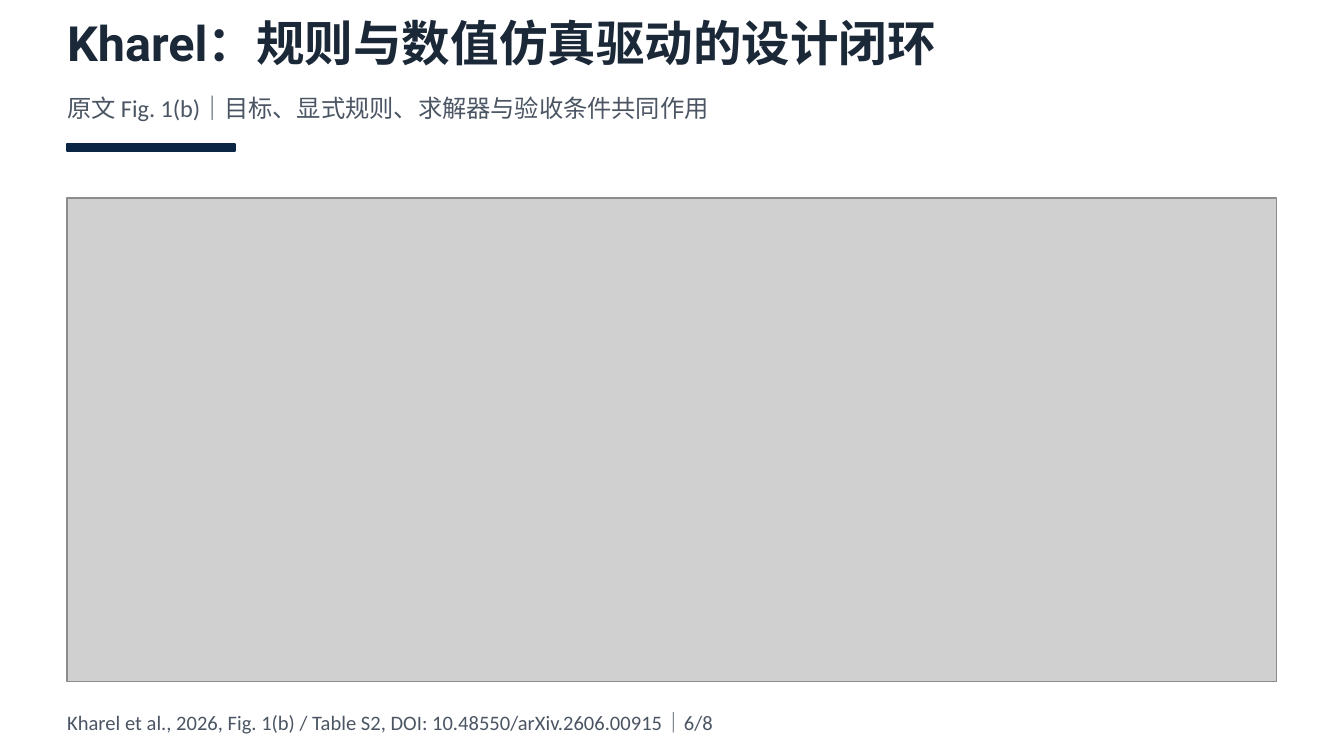
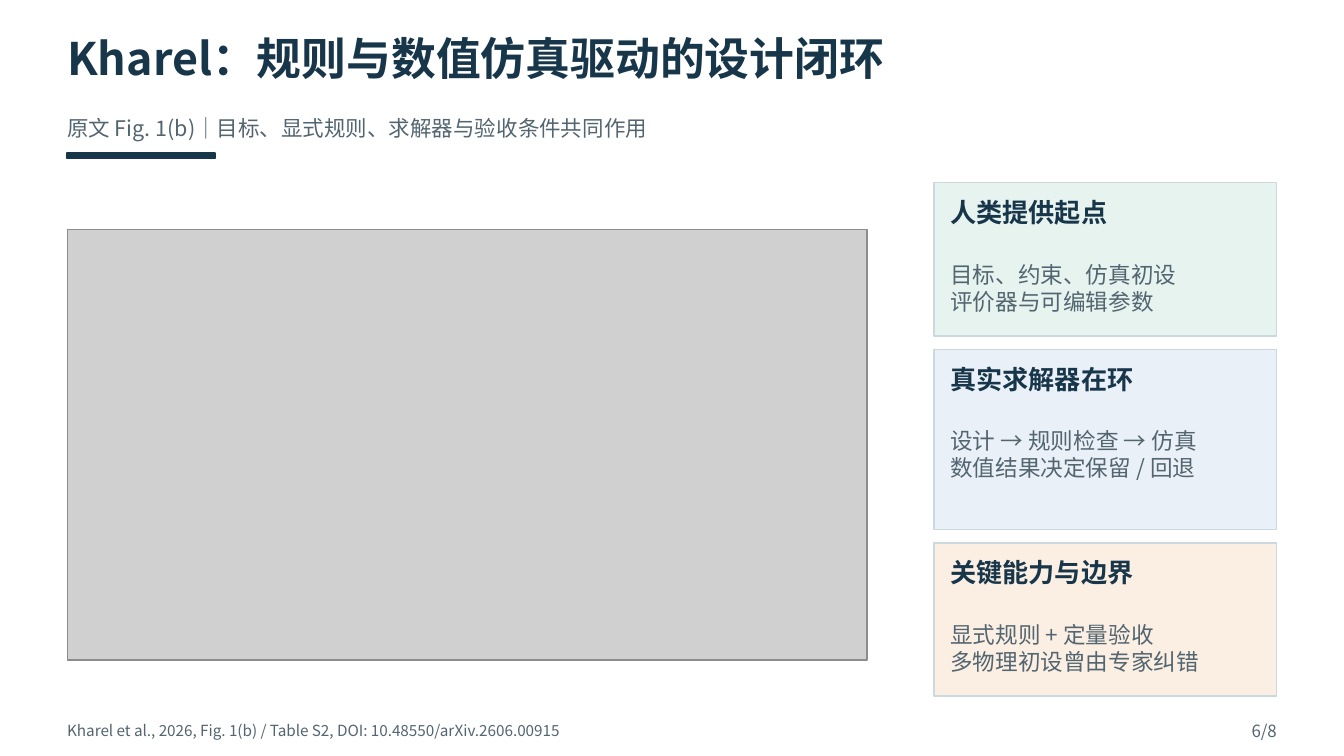
Before and after one commit to LlewynDavis/PIC_Harness_Research, a slide deck: slide 6 of presentations/task-018-class-harness/Harness_课堂汇报_项目重点版.pptx. Drawn at 1344x756 pixels with LibreOffice and Linux fonts; fonts in the diff are those of the drawing; grey boxes stand for pictures. Boxes give left, top, right and bottom in pixels: in the first picture for what was removed or moved away, otherwise in the second. Text is boxed around its words. In the diff, an @@ line names an element or a change of style, - is before the commit and + after.

```diff
--- a/presentations/task-018-class-harness/Harness_课堂汇报_项目重点版.pptx
+++ b/presentations/task-018-class-harness/Harness_课堂汇报_项目重点版.pptx
@@ text "Kharel：规则与数值仿真驱动的设计闭环": place and size @@
-text "Kharel：规则与数值仿真驱动的设计闭环" at box(67, 19, 936, 66)
+text "Kharel：规则与数值仿真驱动的设计闭环" at box(67, 36, 884, 79)
@@ text "Kharel：规则与数值仿真驱动的设计闭环" at box(67, 36, 884, 79): size 26 to 24 pt, font Roboto to Noto Sans CJK SC, text colour #1B2838 to #18364A; vertical alignment top to middle @@
@@ text "原文 Fig. 1(b)｜目标、显式规则、求解器与验收条件共同作用": place and size @@
-text "原文 Fig. 1(b)｜目标、显式规则、求解器与验收条件共同作用" at box(67, 96, 709, 121)
+text "原文 Fig. 1(b)｜目标、显式规则、求解器与验收条件共同作用" at box(67, 117, 647, 142)
@@ text "原文 Fig. 1(b)｜目标、显式规则、求解器与验收条件共同作用" at box(67, 117, 647, 142): size 13 to 11.5 pt, font Calibri to Noto Sans CJK SC, text colour #4B5563 to #536570; vertical alignment top to middle @@
@@ rectangle: place and size @@
-rectangle at box(67, 144, 235, 151)
+rectangle at box(67, 153, 215, 159)
@@ rectangle at box(67, 153, 215, 159): fill #0B2545 to #18364A; outline #0B2545 1 pt to #18364A 1 pt @@
@@ rectangle added at box(934, 183, 1277, 336), fill #E6F3EF, outline #CBD9DF 0.7 pt @@
@@ text added at box(950, 199, 1107, 225), 14 pt, text #18364A, bold @@
+人类提供起点
@@ picture: place and size @@
-picture at box(67, 198, 1277, 681)
+picture at box(67, 230, 867, 661)
@@ text added at box(950, 264, 1176, 312), 12.1 pt, text #536570 @@
+目标、约束、仿真初设
+评价器与可编辑参数
@@ rectangle added at box(934, 349, 1277, 530), fill #EAF0F7, outline #CBD9DF 0.7 pt @@
@@ text added at box(950, 366, 1133, 392), 14 pt, text #18364A, bold @@
+真实求解器在环
@@ text added at box(950, 430, 1196, 478), 12.1 pt, text #536570 @@
+设计 → 规则检查 → 仿真
+数值结果决定保留 / 回退
@@ rectangle added at box(934, 543, 1277, 696), fill #FBEFE3, outline #CBD9DF 0.7 pt @@
@@ text added at box(950, 560, 1133, 585), 14 pt, text #18364A, bold @@
+关键能力与边界
@@ text added at box(950, 624, 1199, 672), 12.1 pt, text #536570 @@
+显式规则 + 定量验收
+多物理初设曾由专家纠错
@@ text at box(67, 723, 560, 740): text changed; size 11 to 8.2 pt; font Calibri to Noto Sans CJK SC; text colour #4B5563 to #536570 @@
-Kharel et al., 2026, Fig. 1(b) / Table S2, DOI: 10.48550/arXiv.2606.00915｜6/8
+Kharel et al., 2026, Fig. 1(b) / Table S2, DOI: 10.48550/arXiv.2606.00915
@@ text added at box(1252, 723, 1277, 740), 9 pt, text #536570 @@
+6/8
```
Also in this commit, not shown: 7 other slides changed, 30 other files.
